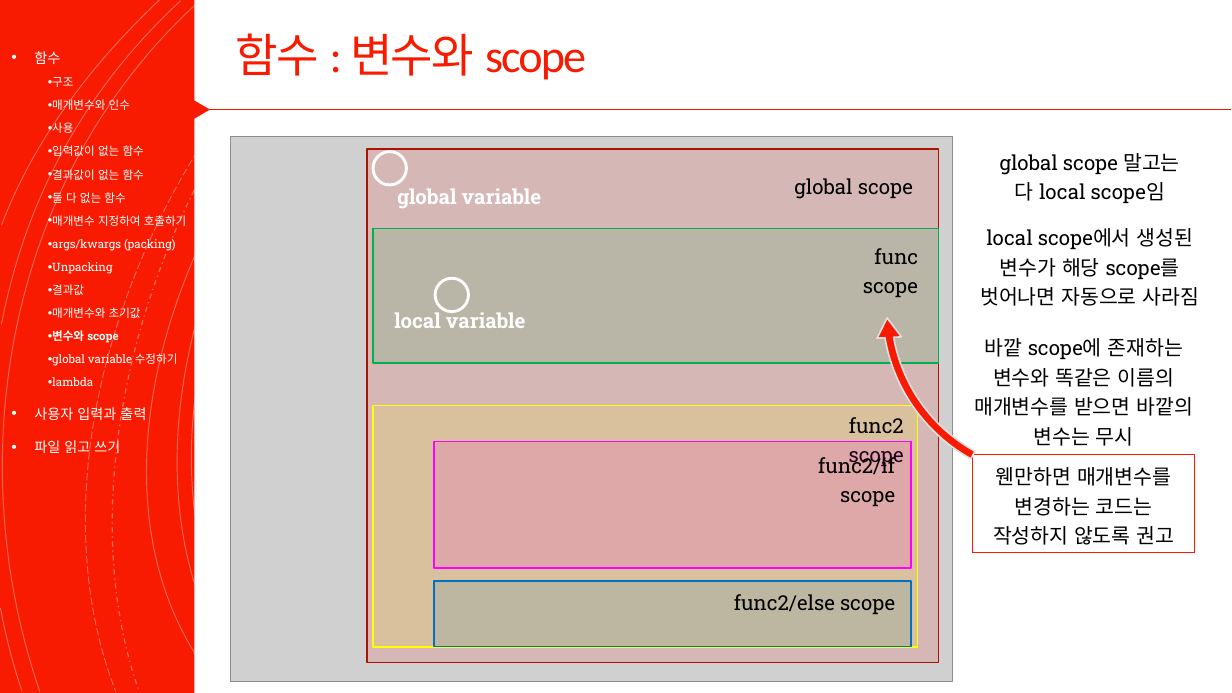
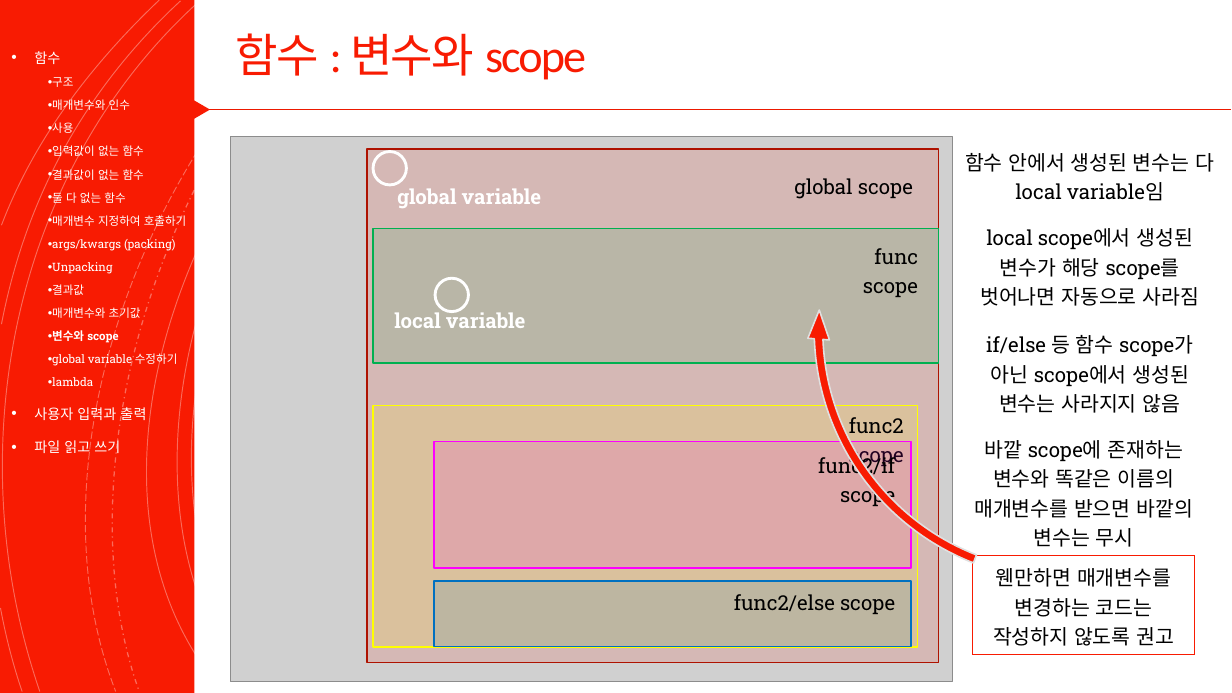
Before and after one commit to Valentine117/python_basic_class, a slide deck: slide 17 of 04장 프로그램의 입력과 출력은 어떻게 해야 할까.pptx. Drawn at 1232x693 pixels with LibreOffice and Linux fonts; fonts in the diff are those of the drawing; grey boxes stand for pictures. Boxes give left, top, right and bottom in pixels: in the first picture for what was removed or moved away, otherwise in the second. Text is boxed around its words. In the diff, an @@ line names an element or a change of style, - is before the commit and + after.

Commit message:
if/else/while/with scope 잘못알려줄뻔했네

```diff
--- a/04장 프로그램의 입력과 출력은 어떻게 해야 할까.pptx
+++ b/04장 프로그램의 입력과 출력은 어떻게 해야 할까.pptx
@@ circular arrow at <box>743,8,1232,652</box>: proportions changed; rotation 8 to 17 degrees @@
@@ text at <box>965,153,1214,201</box>: text changed @@
-global scope 말고는 다 local scope임
+함수 안에서 생성된 변수는 다 local variable임
@@ text added at <box>986,335,1193,413</box>, 16 pt, text #000000 @@
+if/else 등 함수 scope가 아닌 scope에서 생성된 변수는 사라지지 않음
@@ text "바깥 scope에 존재하는 변수와 똑같은 ...": place and size @@
-text "바깥 scope에 존재하는 변수와 똑같은 ..." at <box>974,338,1193,446</box>
+text "바깥 scope에 존재하는 변수와 똑같은 ..." at <box>974,440,1193,547</box>
@@ rectangle "웬만하면 매개변수를 변경하는 코드는 작성하지 ...": place and size @@
-rectangle "웬만하면 매개변수를 변경하는 코드는 작성하지 ..." at <box>973,455,1195,554</box>
+rectangle "웬만하면 매개변수를 변경하는 코드는 작성하지 ..." at <box>973,556,1195,655</box>
```
